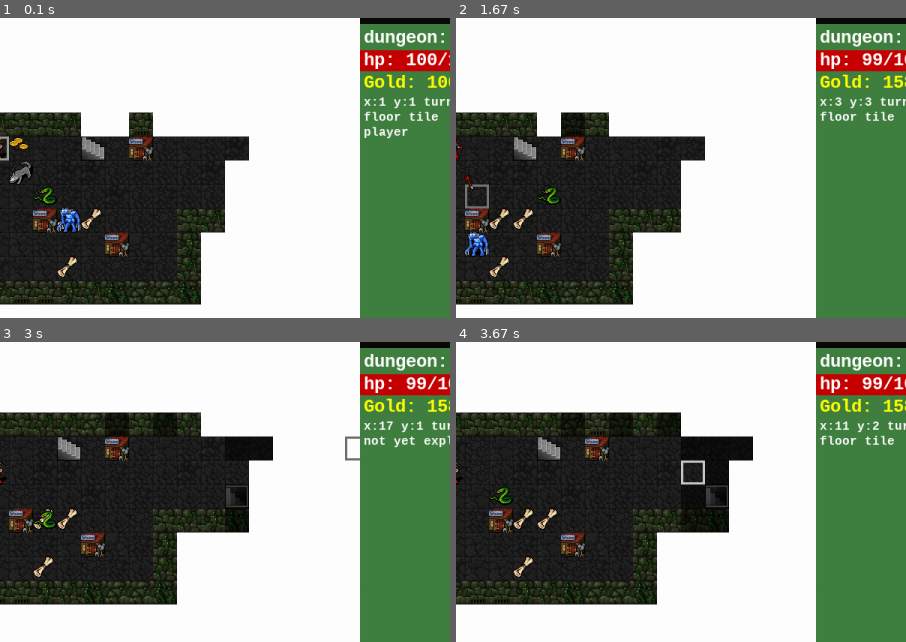
Above: before the commit, frames 1-4 (two rows, left to right).
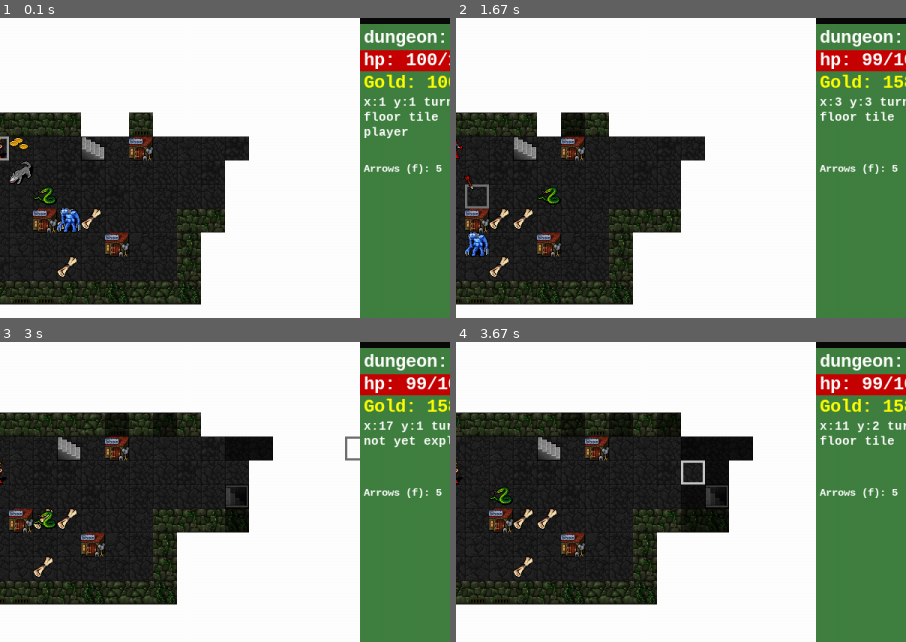
Above: after the commit, the same moments.

Repository: spheppner/roguebasin_python3
Game: pygame game, started from roguebasin_pygame.py
Same seed, same stepped clock (60 frames per second), same inputs: the game is played once before the commit and once after it.
Inputs (mouse positions are % of the whole screen's width and height, from its top left):
- Up to frame 1 (0.1 s): no input
- Up to frame 2 (1.67 s): hold Right 0.33-0.8 s; move the mouse to (46, 54) at 0.37 s; tap F at 0.83, 1.32 s; hold Up 1.17-1.47 s; move the mouse to (59, 24) at 1.2 s; tap Space at 1.23, 1.57 s; hold Right from 1.5 s (still down); move the mouse to (27, 30) at 1.53 s
- Up to frame 3 (3 s): tap Space at 1.87, 2.07, 2.37, 2.97 s; release Right at 1.97 s; hold Left 2-2.53 s; move the mouse to (83, 18) at 2.03 s; tap X at 2.15 s; press the mouse at (81, 48) at 2.6 s; move the mouse to (84, 45) at 2.7 s; release the mouse at (86, 42) at 2.83 s; hold Down from 2.9 s (still down); click (85, 70) at 2.98 s
- Up to frame 4 (3.67 s): release Down at 3.2 s; hold Left 3.23-3.63 s; tap Space at 3.3, 3.6 s; click (70, 44) at 3.32 s; tap X at 3.38 s
The pictures show only the part of the screen within x 43-93%, y 24-74%; the shares and areas given below are measured in that part.

The runs differ from the first frame. In frame 1, 0.2% of the frame differs, in the area x 80-99%, y 48-52%; in frame 2, 0.2%; in frame 3, 0.2%; in frame 4, 0.2%.

Commit message:
blink works again

Diff:
--- a/roguebasin_pygame.py
+++ b/roguebasin_pygame.py
@@ -714,6 +714,13 @@
         self.char = "*"
         self.value = random.randint(1, 100)
 
+class Arrows(Item):
+
+    def _overwrite(self):
+        super()._overwrite()
+        self.color = (14,55,15)
+        self.char = "a"
+        self.quantity = random.randint(1, 33)
 
 class Shop(Object):
     """a shop to trade items"""
@@ -798,6 +805,7 @@
     def _overwrite(self):
         super()._overwrite()
         self.char = "W"
+        self.level = 1
         self.aggro = 5
         self.hitpoints = 30
         self.attack = (2, 6)
@@ -814,6 +822,7 @@
         super()._overwrite()
         self.char = "S"
         self.aggro = 2
+        self.level = 1
         self.hitpoints = 20
         self.attack = (2, 4)
         self.defense = (3, 3)
@@ -828,6 +837,7 @@
         super()._overwrite()
         self.char = "Y"
         self.aggro = 4
+        self.level = 2
         self.hitpoints = 20
         self.attack = (8, 2)
         self.defense = (4, 3)
@@ -842,6 +852,7 @@
         super()._overwrite()
         self.char = "D"
         self.aggro = 6
+        self.level = 3
         self.immobile = True
         self.shoot_arrows = True
         self.arrow_range = random.randint(10, 15)
@@ -869,6 +880,7 @@
         self.scrolls = {}
         self.scroll_list = []
         self.victims = {}
+        self.arrows = 5
         self.image_name = "arch-mage"
         self.sniffrange_monster = 4
         self.sniffrange_items = 6
@@ -919,6 +931,7 @@
         Game.cursor_y = self.player.y
         # Monster(2,2,0)
         Wolf(2, 2, 0)
+        #Yeti(2,2,0)
         Snake(3, 3, 0)
         Yeti(4, 4, 0)
         Dragon(33, 6, 0)
@@ -930,6 +943,8 @@
             Scroll(4, 4, 0)
             Scroll(5, 4, 0)
             Scroll(4, 6, 0)
+
+        self.levelmonsters = [Snake,Wolf, Yeti, Dragon ]
         # Scroll(4, 5, 0)
         self.log.append("Welcome to the first dungeon level (level 0)!")
         self.log.append("Use cursor keys to move around")
@@ -939,9 +954,14 @@
         # TODO join create_empty_dungeon_level mit create_rooms_tunnels
         self.create_empty_dungeon_level(tiles_x, tiles_y, filled=True, z=1)  # dungoen is full of walls,
         # carve out some rooms and tunnels in this new dungeon level
-        self.create_rooms_and_tunnels(z=1)  # carve out some random rooms and tunnels
+        self.rooms = []
         # append empty dungeon level
+        self.create_rooms_and_tunnels(z=1)  # carve out some random rooms and tunnels -> self.rooms
+        self.place_monsters(z=1)
+        self.place_loot(z=1)
+
         self.turn = 1
+
 
     def new_turn(self):
         self.turn += 1
@@ -968,6 +988,11 @@
                     Game.log.append("You found {} gold!".format(o.value))
                     self.player.gold += o.value
                     # kill gold from dungeon
+                    del Game.objects[o.number]
+
+                elif isinstance(o, Arrows):
+                    Game.log.append("You found {} arrows!".format(o.quantity))
+                    self.player.arrows += o.quantity
                     del Game.objects[o.number]
 
                 elif isinstance(o, Scroll):
@@ -1148,24 +1173,24 @@
 
         if spell == "blink":
             # teleport to cursor position TODO: check for wall and illegal landing tiles
-            target_tile = Game.dungeon[self.player.z][self.player.y + Game.cursor_y][self.player.x + Game.cursor_x]
+            target_tile = Game.dungeon[self.player.z][Game.cursor_y][Game.cursor_x]
             if not target_tile.explored:
                 Game.log.append("You can not blink on a unexplored tile.")
                 return False
             if target_tile.block_movement:
                 Game.log.append("You can not blink to this tile.")
                 return False
-            if not Game.fov_map[self.player.y + Game.cursor_y][self.player.x + Game.cursor_x]:
+            if not Game.fov_map[Game.cursor_y][Game.cursor_x]:
                 Game.log.append("You can not blink on a tile outside your field of view")
                 return False
             for o in Game.objects.values():
-                if (o.z == self.player.z and o.y == self.player.y + Game.cursor_y and
-                        o.x == self.player.x + Game.cursor_x and o != self.player and
+                if (o.z == self.player.z and o.y == Game.cursor_y and
+                        o.x ==  Game.cursor_x and o != self.player and
                         isinstance(o, Monster) and o.hitpoints > 0):
                     Game.log.append("You can not blink on top of a monster")
                     return False
 
-            self.move_player(Game.cursor_x, Game.cursor_y)
+            self.move_player(Game.cursor_x-self.player.x, Game.cursor_y-self.player.y)
             self.player.scrolls["blink"] -= 1
             self.player.calculate_scroll_list()
             return True
@@ -1291,11 +1316,39 @@
                 continue
             Stair(x, y, z, char=">")
             num_stairs += 1
+
+        # --- copy local rooms to self.rooms ---
+        self.rooms =  rooms
+
         # -------------create monsters in rooms ------------------
         # print("rooms", rooms)
-        for r in rooms:
-            if random.random() < 0.66:
-                Wolf(random.randint(r.x1 + 1, r.x2 - 1), random.randint(r.y1 + 1, r.y2 - 1), z)
+        #for r in rooms:
+        #    if random.random() < 0.66:
+        #        Wolf(random.randint(r.x1 + 1, r.x2 - 1), random.randint(r.y1 + 1, r.y2 - 1), z)
+
+
+    def place_monsters(self, z):
+        """place a random monster inside a room
+        mayme more than one. maybe even 2 on the same tile
+        depending on levelmonsters
+        (in level 1 only snakes, in level 2 snakes or wolfes etc)
+        """
+        # TODO: better code to avoid 2 monsters spawn on same tile
+        for room in self.rooms:
+            #print("processing room", room)
+            #x1, y1, x2, y2 = room
+            # 10% chance for 0 monster in this room
+            # 70% chance for 1 monster, 15% for 2, 5% for 3
+            for _ in range(randomizer([0.1, 0.7,0.15,0.05])):
+                mo = random.choice(self.levelmonsters[:z]) # if z > len(levelmonsters), take any monster
+                x = random.randint(room.x1, room.x2)
+                y = random.randint(room.y1, room.y2)
+                mo(x,y,z)
+
+
+    def place_loot(self, z):
+        """each floor tile has a small chance to spawn loot"""
+        pass
 
     def use_stairs(self):
         """go up or done one dungeon level, depending on stair"""
@@ -1331,10 +1384,13 @@
         try:
             l = Game.dungeon[self.player.z + 1]
         except:
+            z_new = self.player.z + 1
             Game.log.append("please wait a bit, i must create this level...")
             self.create_empty_dungeon_level(Game.tiles_x, Game.tiles_y,
-                                            z=self.player.z + 1)
-            self.create_rooms_and_tunnels(z=self.player.z + 1)
+                                            z=z_new)
+            self.create_rooms_and_tunnels(z=z_new)
+            self.place_monsters(z=z_new)
+            self.place_loot(z=z_new)
         self.player.z += 1
         self.make_fov_map()
         self.player_has_new_position()
@@ -1611,13 +1667,13 @@
         level_height = len(Game.dungeon[self.game.player.z])
         #print("level dimension in tiles:", level_width, level_height, Game.cursor_x, Game.cursor_y, dx, dy)
         if target_x < 0 or target_y < 0 or target_x >= level_width or target_y >= level_height:
-            print("mouse outside level tiles", x, y)
+            #print("mouse outside level tiles", x, y)
             return  # cursor can not move outside of the current level
         # check if the target tile is outside the current game window
         x = self.pcx + x * self.grid_size[0]
         y = self.pcy + y * self.grid_size[1]
         if x < 0 or y < 0 or x > (self.width - self.panel_width) or y > (self.height - self.log_height):
-            print("mouse outside game panel", x, y)
+            #print("mouse outside game panel", x, y)
             return  # cursor can not move outside of the game window
         #
         # ---- finally, move the cursor ---
@@ -1723,7 +1779,8 @@
                            pygame.Surface.subsurface(main_dark_img, (207, 655, 26, 20)))
         self.scroll_tiles = (pygame.Surface.subsurface(main_img, (188, 412, 27, 28)),
                              pygame.Surface.subsurface(main_dark_img, (188, 412, 27, 28)))
-
+        self.arrow_tiles = (pygame.Surface.subsurface(main_img, (681, 224, 27, 16)),
+                           pygame.Surface.subsurface(main_dark_img, (681, 224, 27, 16)))
         # ------ sprites -----
         # arrow looking right, only used for Sprite Animation (arrow on the ground has different picture)
         ArrowSprite.image = pygame.Surface.subsurface(main_img, (808, 224, 22, 7))
@@ -1742,6 +1799,7 @@
                        "Y": self.yeti_tiles,
                        "D": self.dragon_tiles,
                        "*": self.gold_tiles,
+                       "a": self.arrow_tiles,
                        "i": self.scroll_tiles,
 
                        }  # rest of legend in wall_and_floor_theme
@@ -2048,7 +2106,10 @@
         for h in hints:
             write(self.panelscreen, text=h, x=5, y=y, color=(0, 0, 0), font_size=10)
             y += 20
-
+        # ---- arrows -----
+        write(self.panelscreen, text="Arrows (f): {}".format(self.game.player.arrows),
+              x=5, y=y, color=(255,255,255), font_size=14)
+        y += 20
         # ---- magic scrolls -----
         if len(self.game.player.scrolls) > 0:
             write(self.panelscreen, text="Magic: use CTRL+", color=(80, 0, 80),
